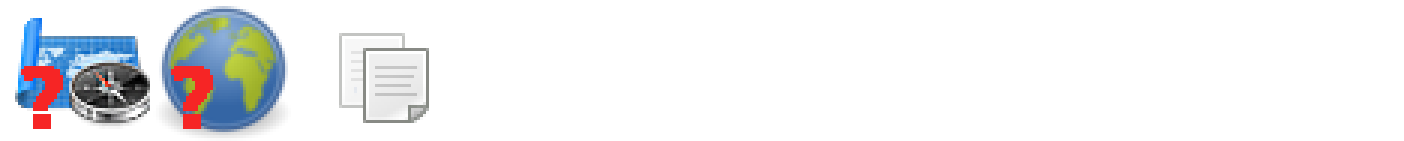
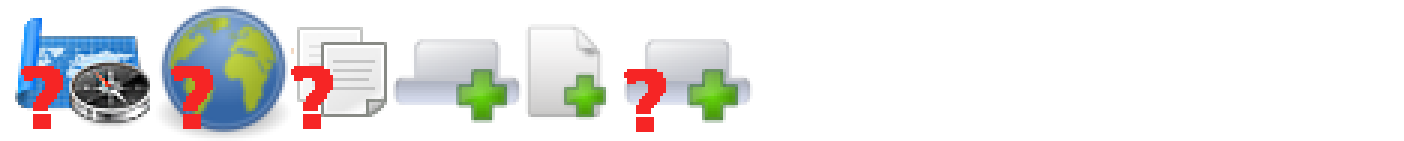
Layers edited between the first and the second 1404×141 image:
added layer "custompage" above "submenuhelp" over (525, 24, 609, 120)
added layer "submenuhelp" above "menus" over (624, 39, 753, 132)
renamed "Dropped Buffer" to "menus", painted on it over (339, 33, 522, 123)
painted on "custompagehelp" over (291, 27, 387, 129)
